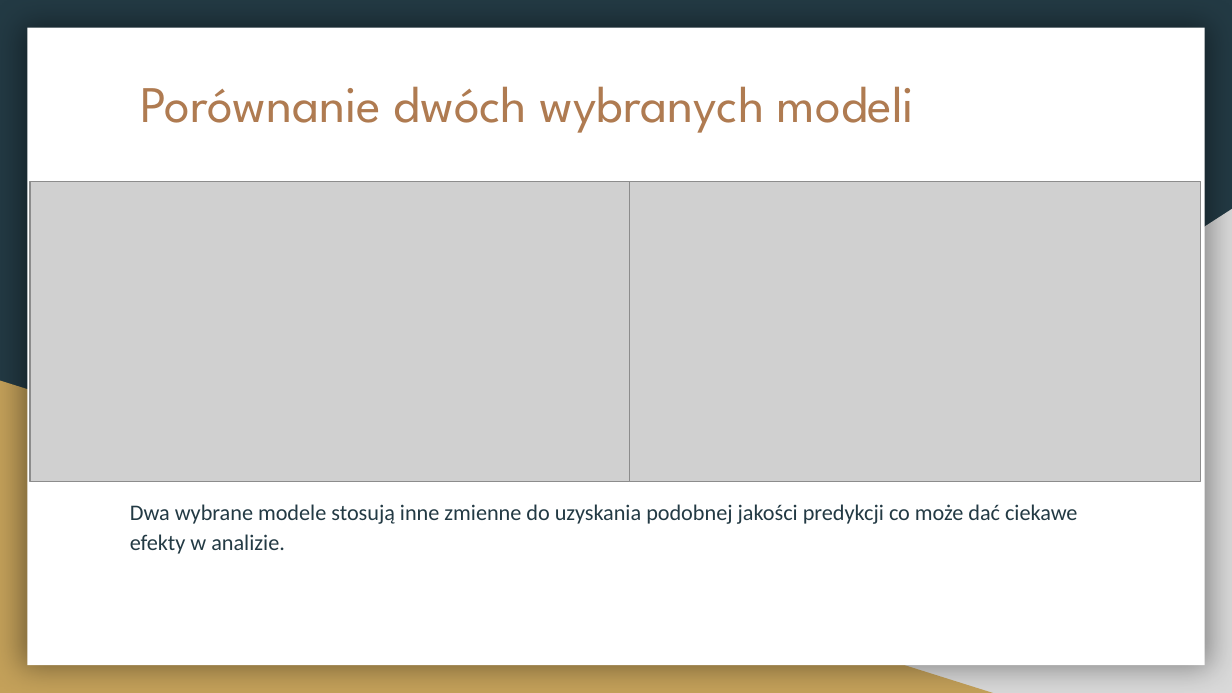
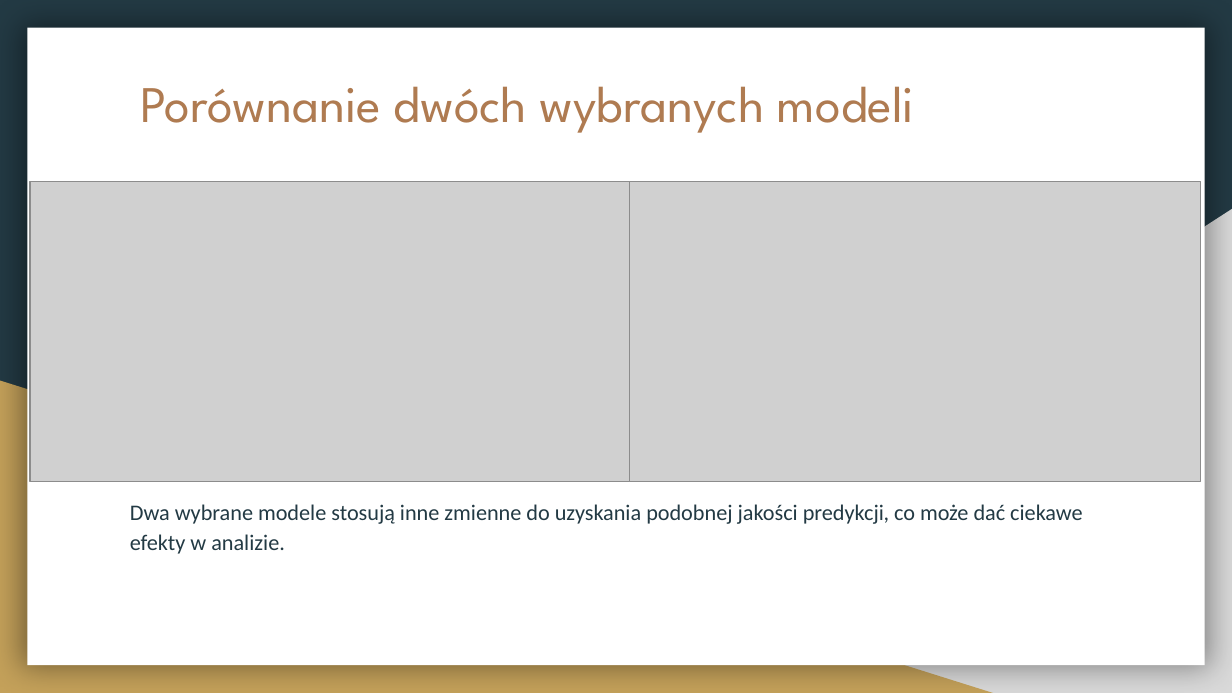
Before and after one commit to jjanborowka/WB2_RashomonML, a slide deck: slide 6 of PD5/Prezentacja_PD5.pptx. Drawn at 1232x693 pixels with LibreOffice and Linux fonts; fonts in the diff are those of the drawing; grey boxes stand for pictures. Boxes give left, top, right and bottom in pixels: in the first picture for what was removed or moved away, otherwise in the second. Text is boxed around its words. In the diff, an @@ line names an element or a change of style, - is before the commit and + after.

```diff
--- a/PD5/Prezentacja_PD5.pptx
+++ b/PD5/Prezentacja_PD5.pptx
@@ text at box(130, 504, 1082, 554): text changed @@
-Dwa wybrane modele stosują inne zmienne do uzyskania podobnej jakości predykcji co może dać ciekawe efekty w analizie.
+Dwa wybrane modele stosują inne zmienne do uzyskania podobnej jakości predykcji, co może dać ciekawe efekty w analizie.
```
Also in this commit, not shown: 5 other slides changed.
